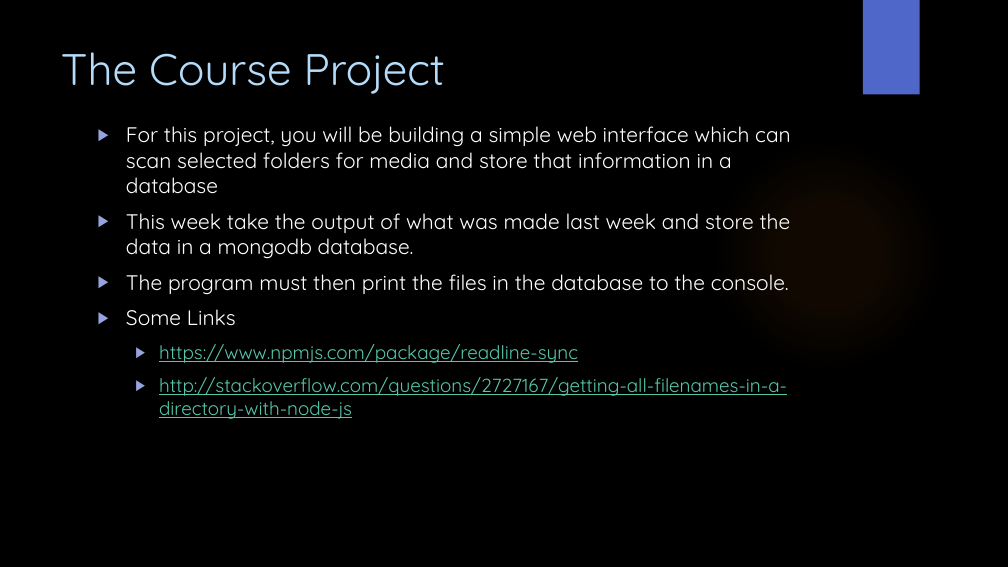
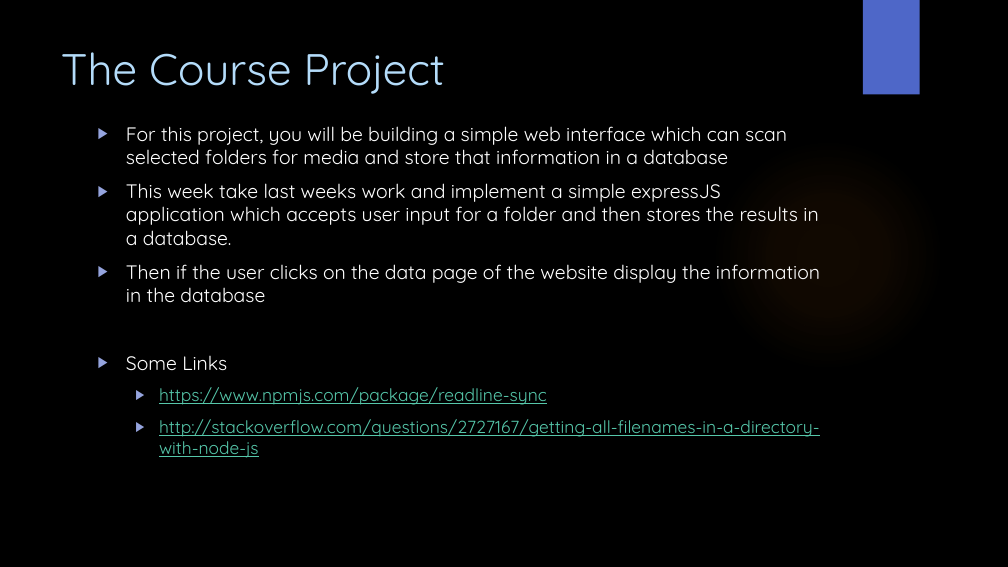
Before and after one commit to WitsSoftDev/SoftDev2016, a slide deck: slide 36 of Session 4/Softdev Session 4 2016.pptx (slide 35 before the commit). Drawn at 1008x567 pixels with LibreOffice and Linux fonts; fonts in the diff are those of the drawing; background and template pictures are left out. Boxes give left, top, right and bottom in pixels: in the first picture for what was removed or moved away, otherwise in the second. Text is boxed around its words. In the diff, an @@ line names an element or a change of style, - is before the commit and + after.

```diff
--- a/Session 4/Softdev Session 4 2016.pptx
+++ b/Session 4/Softdev Session 4 2016.pptx
@@ text at <box>126,126,820,458</box>: size 20 to 18.5 pt in "For this project, you will be building ...", "Some Links"; size 18 to 16.6 pt in "https://www.npmjs.com/package/readline-sync", "http://stackoverflow.com/questions/2727167/getting-all-filen ..." @@
@@ text at <box>126,183,820,302</box>: text changed; size 20 to 18.5 pt @@
-▶ This week take the output of what was made last week and store the data in a mongodb database.
-▶ The program must then print the files in the database to the console.
+▶ This week take last weeks work and implement a simple expressJS application which accepts user input for a folder and then stores the results in a database.
+▶ Then if the user clicks on the data page of the website display the information in the database
```
Also in this commit, not shown: 4 other slides changed, 1 slide added.
